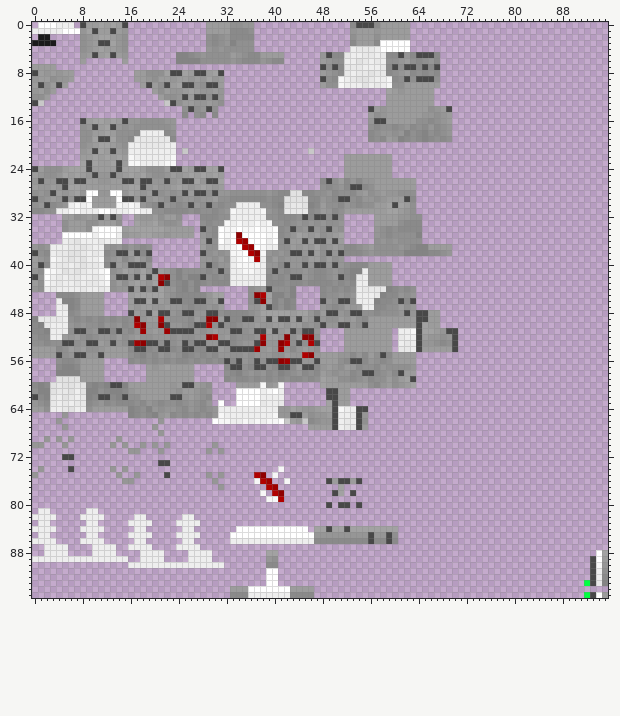
Two states of a sprite sheet, BlockBench Models/Textures/Exp2/MaleExp2_Snow_Leopard_hurt.png. The picture above is the old version.
The file is 96x96 pixels. Colours within 5 levels of each other are drawn and written as one.
After the commit:
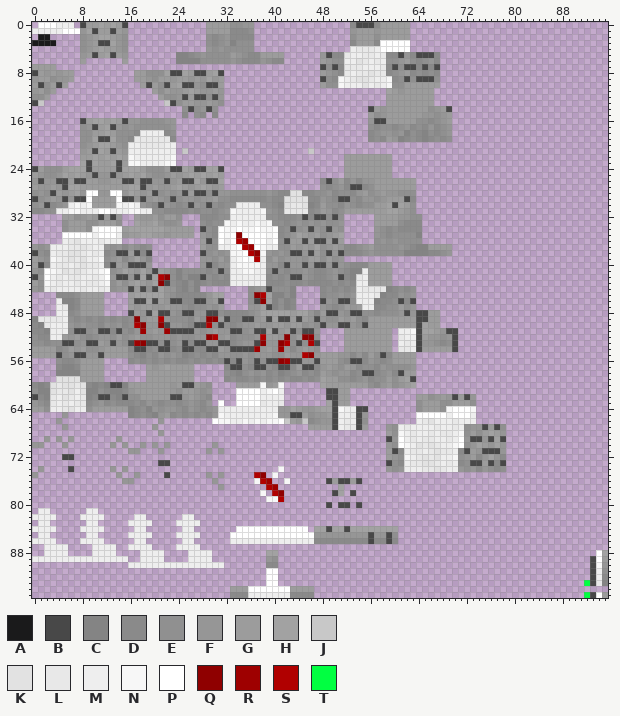
Palette (. is transparent): A #1a1a1b  B #484848  C #848484  D #8a8a8a  E #909090  F #969696  G #9c9c9c  H #a2a2a2  J #c8c8c8  K #e2e2e2  L #e8e8e8  M #eeeeee  N #f7f7f7  P #ffffff  Q #8f0000  R #9e0000  S #b00000  T #01ff41
Author's note on the commit: tweak for add fluffly in the Exp2 Tail add the possibility to have a 4 cube for Tail (Not Recommed)
From old to new:
@@ x 57..80 @@
 61 ........................
-62 ........................
-63 ........................
-64 ........................
-65 ........................
-66 ........................
-67 ........................
-68 ........................
-69 ........................
-70 ........................
-71 ........................
-72 ........................
-73 ........................
-74 ........................
+62 .......GGEFGFBGBF.......
+63 .......EGGGEEGGGE.......
+64 .......EGGGENPPPN.......
+65 .......PPPPPMPPPM.......
+66 .......MLKMMMLMMM.......
+67 ..FEMLMMMMLMMLMEFFBGBE..
+68 ..GENMLMMLMLLMNEGEGHGF..
+69 ..BFPMLMLLMMLMPFBBFBHB..
+70 ..FEPNMKLKLMMNPEFHGFHF..
+71 ..GBDMLLMLKLLMDBGFBBBF..
+72 ..GFENMLKLKMMNEFGDFHFD..
+73 ..BEDMLLKKLMLMDEBBGBDB..
+74 ..FEFMMMLLKLMMFEFDFEDE..
 75 ........................
Boxes around the changes in both pictures, in picture pixels (x1, y1, x2, y2):
added: (386, 394, 506, 472)
